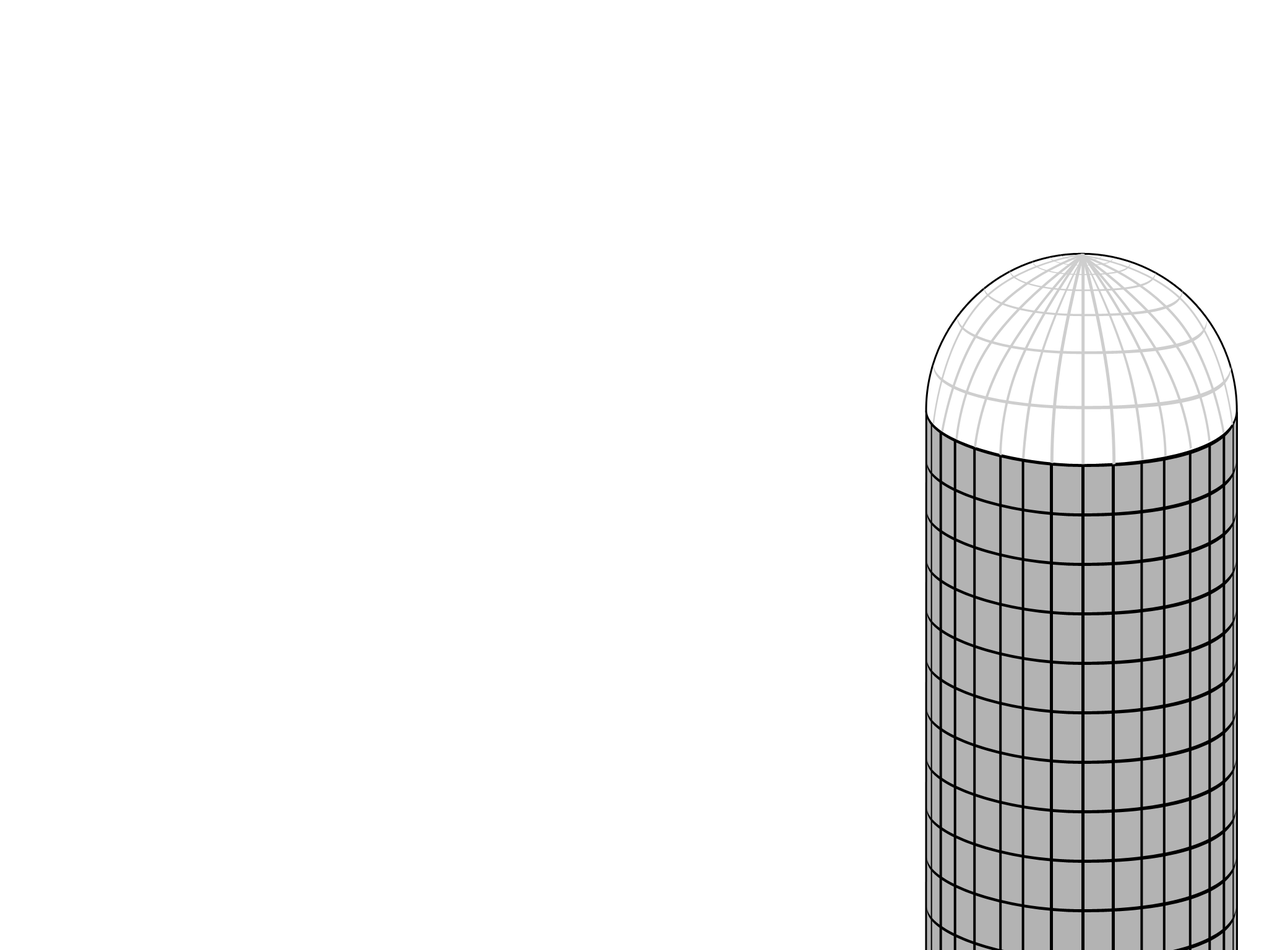
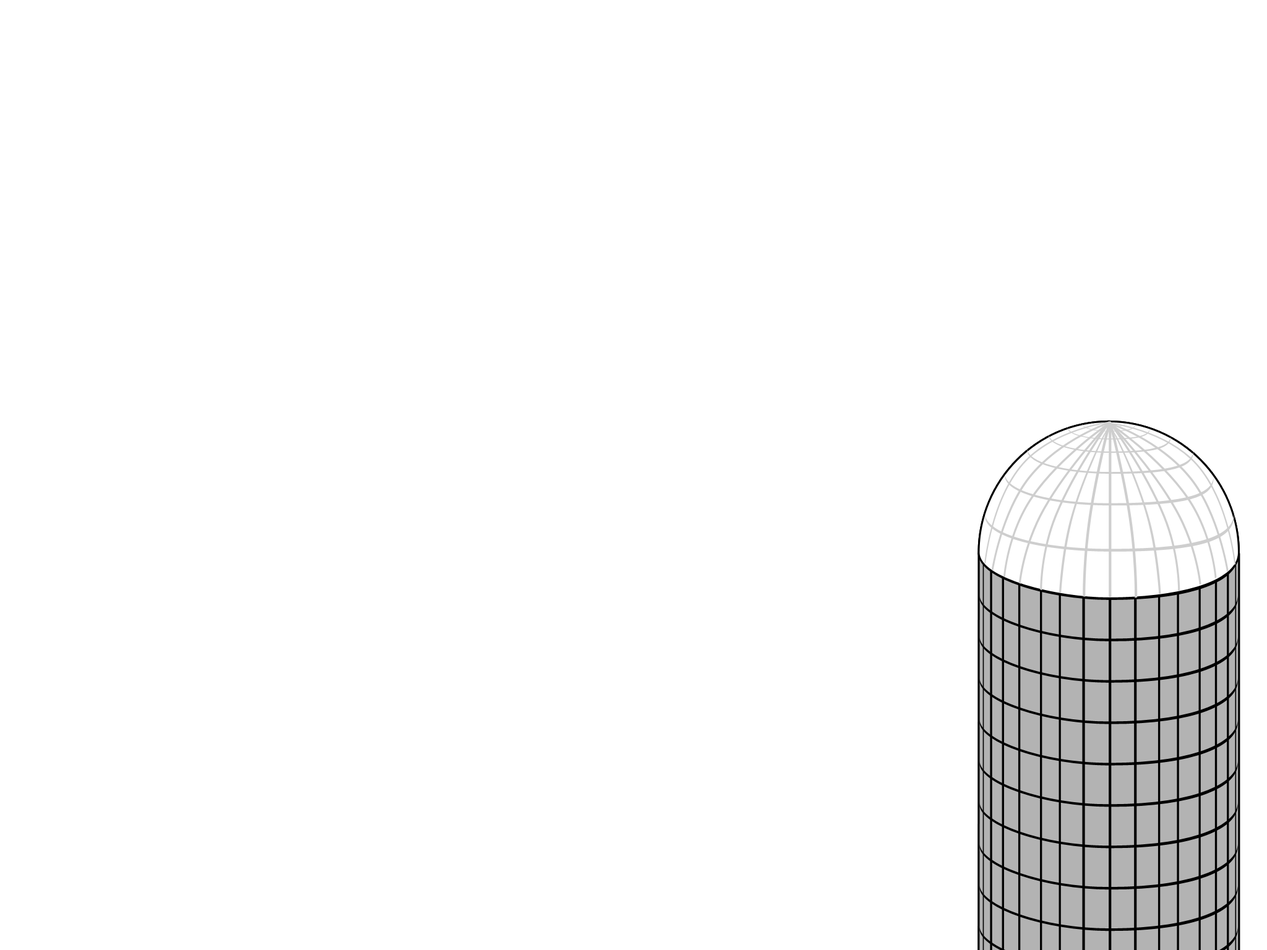
Comparing the layer stacks of the two 1267 x 950 images. Changes:
renamed "Silo copy" to "Silo still", painted on it over [924,252,1241,950]
showed group "Silo" (67 layers) over [926,253,1239,950]
painted on "Shape 3 copy 30" over [932,363,1234,552]
painted on "Shape 3 copy 29" over [956,316,1214,506]
painted on "Shape 3 copy 28" over [983,286,1194,474]
painted on "Shape 18 copy" over [1081,254,1202,586]
painted on "Shape 17 copy" over [1081,255,1217,579]
painted on "Shape 16 copy" over [1081,254,1229,573]
painted on "Shape 15 copy" over [1081,254,1236,566]
painted on "Shape 18" over [973,253,1111,584]
painted on "Shape 17" over [954,254,1111,578]
painted on "Shape 16" over [940,253,1111,571]
painted on "Shape 15" over [932,253,1111,565]
painted on "Shape" (1st of 2, in "Silo" › "Top") over [926,254,1238,598]
painted on "Shape 3 copy 16" over [926,807,1238,932]
painted on "Shape 3 copy 14" over [926,758,1238,891]
painted on "Shape 3 copy 12" over [926,708,1238,849]
painted on "Shape 3 copy 10" over [926,659,1238,808]
painted on "Shape 3 copy 8" over [926,609,1238,766]
painted on "Shape 3 copy 6" over [926,560,1238,725]
painted on "Shape 3 copy 4" over [926,510,1238,683]
painted on "Shape 3 copy 2" over [926,461,1238,642]
painted on "Shape 3" over [926,411,1238,600]
painted on "Shape" (2nd of 2, in "Silo" › "Bottom") over [926,410,1239,950]
…and 28 more changes (28 painted)
